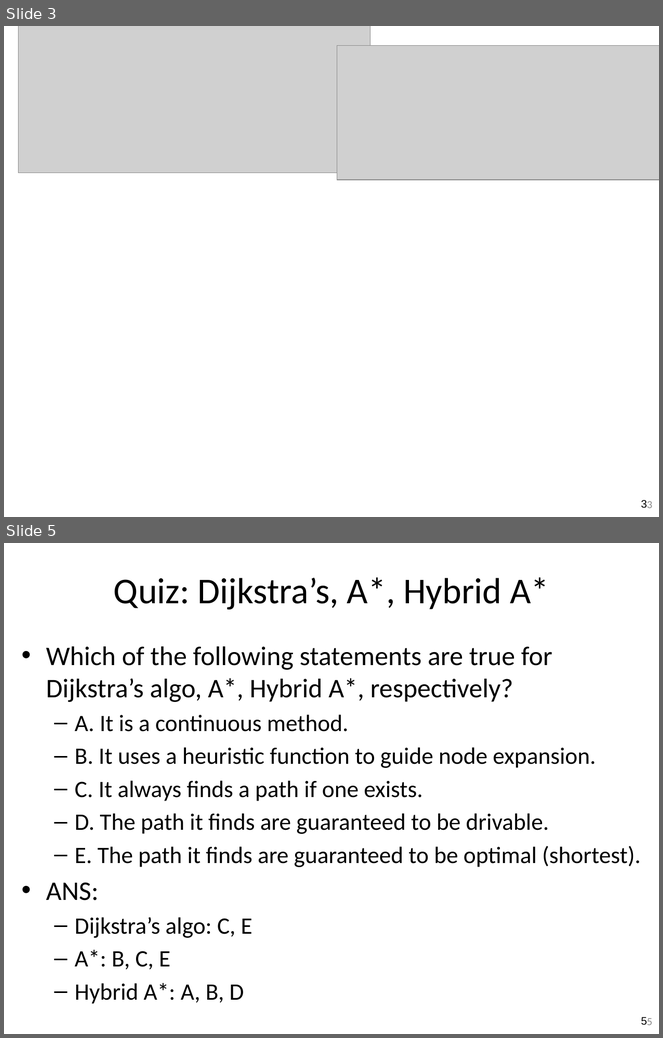
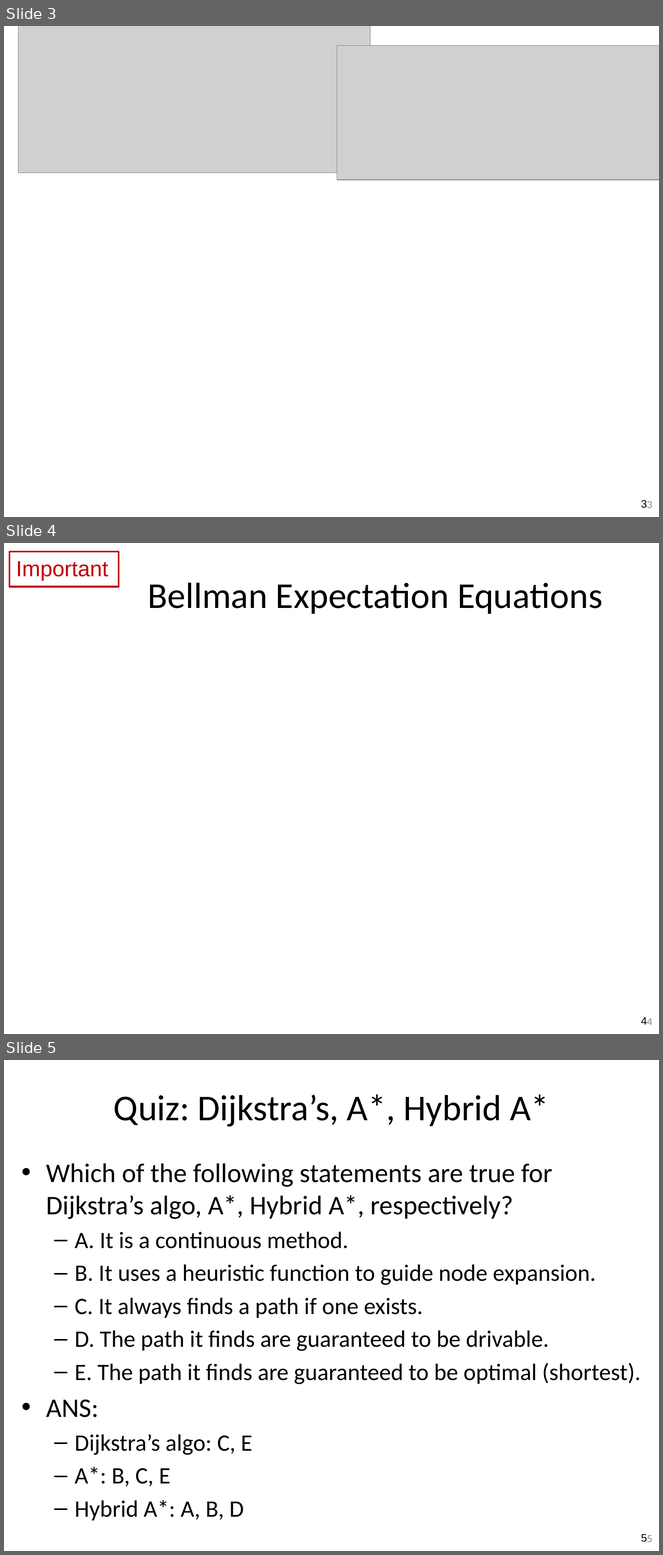
Before and after one commit to guzonghua/saav, a slide deck: PPTs/bak/UMU SDC TODO.pptx. Shown one above the other, each under a label of ours: slides 3 and 5 before the commit, slides 3, 4 and 5 after it; the slides between them are not shown. The pictures are 663x1038 and 663x1555 pixels, drawn with LibreOffice and Linux fonts; fonts in the diff are those of the drawing; grey boxes stand for pictures. Boxes give left, top, right and bottom in pixels: in the first picture for what was removed or moved away, otherwise in the second. Text is boxed around its words. In the diff, an @@ line names an element or a change of style, - is before the commit and + after.

```diff
--- a/PPTs/bak/UMU SDC TODO.pptx
+++ b/PPTs/bak/UMU SDC TODO.pptx
@@ slide 4 added at (4, 543, 659, 1034), background #FFFFFF; not listed: 1 template element that a slide beside it also shows @@
@@ rectangle added at (9, 551, 118, 586), outline #C00000 2 pt, 24 pt, text #C00000 @@
+Important
@@ title added at (148, 583, 603, 614), 40 pt, text #000000 @@
+Bellman Expectation Equations
@@ page number added at (641, 1017, 647, 1025), 12 pt, text #000000 @@
+4
```
Also in this commit, not shown: 1 slide removed, 6 other files.
